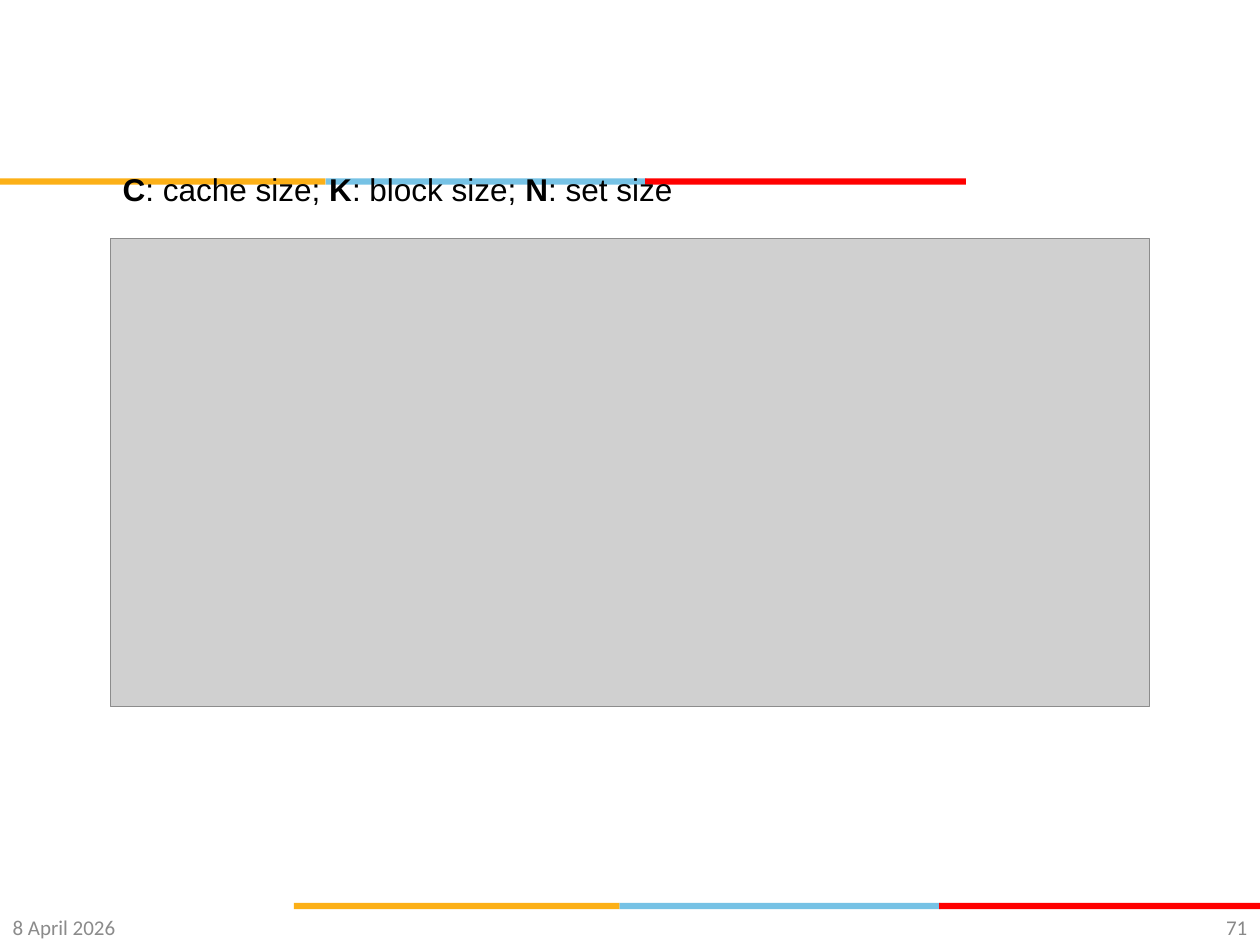
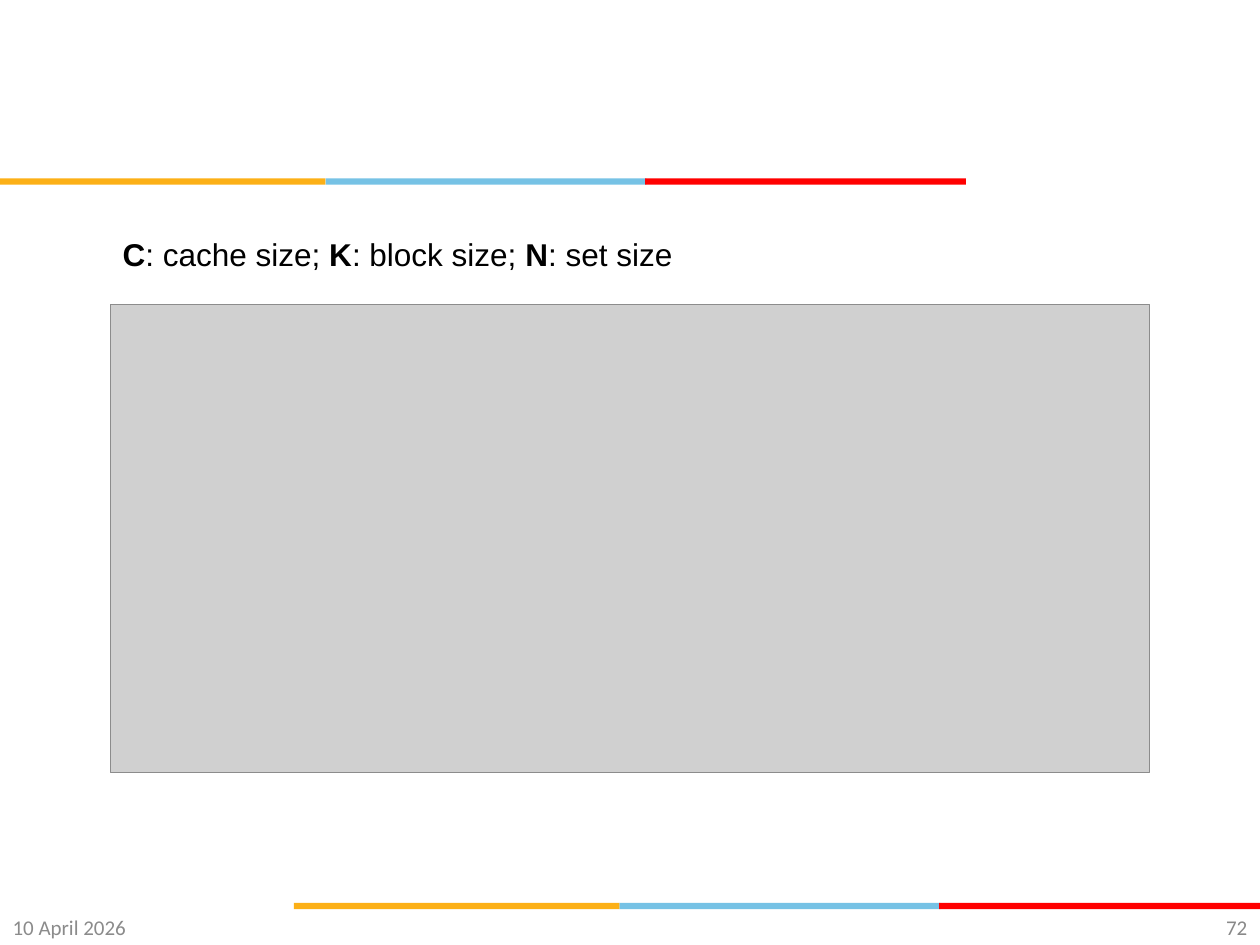
Before and after one commit to gsaurabhr-teaching/csf342-material, a slide deck: slide 72 of Lec-24-29-memory.pptx (slide 71 before the commit). Drawn at 1260x945 pixels with LibreOffice and Linux fonts; fonts in the diff are those of the drawing; grey boxes stand for pictures; background and template pictures are left out. Boxes give left, top, right and bottom in pixels: in the first picture for what was removed or moved away, otherwise in the second. Text is boxed around its words. In the diff, an @@ line names an element or a change of style, - is before the commit and + after.

Commit message:
multilevel cache analysis

```diff
--- a/Lec-24-29-memory.pptx
+++ b/Lec-24-29-memory.pptx
@@ text "C: cache size; K: block ...": place and size @@
-text "C: cache size; K: block ..." at (123, 178, 672, 205)
+text "C: cache size; K: block ..." at (123, 243, 672, 270)
@@ picture: place and size @@
-picture at (110, 238, 1149, 706)
+picture at (110, 305, 1149, 772)
@@ text at (13, 920, 126, 939): text changed @@
-8 April 2026
+10 April 2026
@@ page number at (1226, 921, 1247, 935): text changed @@
-71
+72
```
Also in this commit, not shown: 69 other slides changed, 1 slide added.
